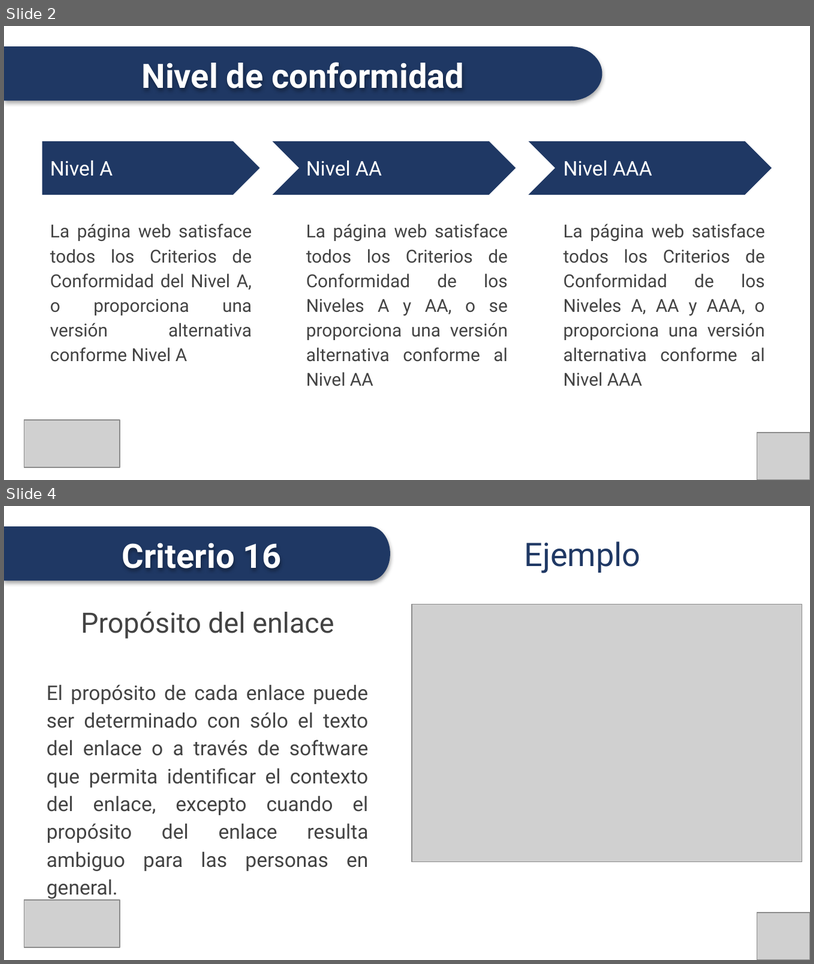
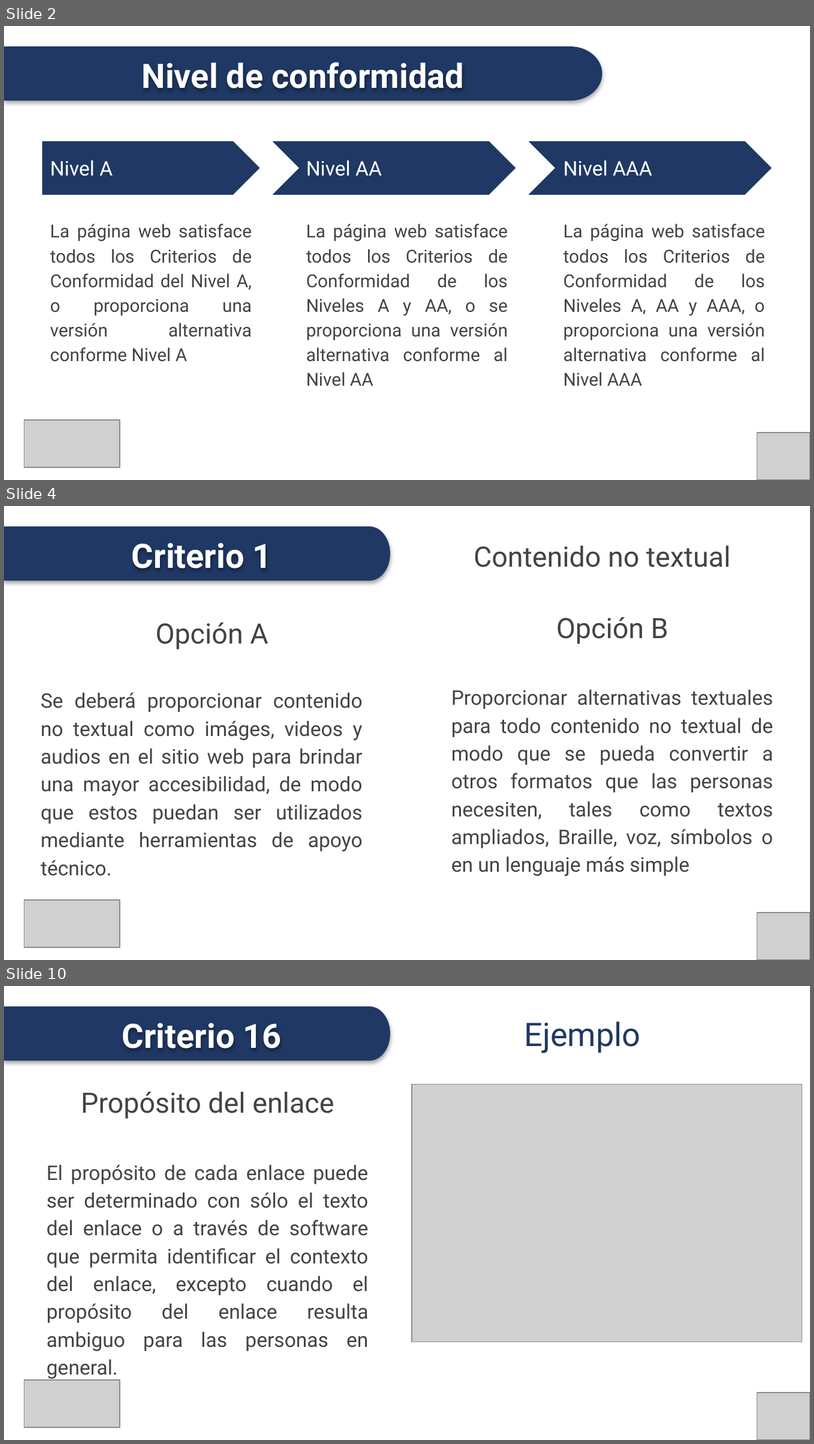
Before and after one commit to conaipd/accesibilidad, a slide deck: NTS - Accesibilidad Web - P2 - SEPTIEMBRE 2024.pptx. Shown one above the other, each under a label of ours: slides 2 and 4 before the commit, slides 2, 4 and 10 after it; the slides between them are not shown. The pictures are 814x964 and 814x1444 pixels, drawn with LibreOffice and Linux fonts; fonts in the diff are those of the drawing; grey boxes stand for pictures. Boxes give left, top, right and bottom in pixels: in the first picture for what was removed or moved away, otherwise in the second. Text is boxed around its words. In the diff, an @@ line names an element or a change of style, - is before the commit and + after.

```diff
--- a/NTS - Accesibilidad Web - P2 - SEPTIEMBRE 2024.pptx
+++ b/NTS - Accesibilidad Web - P2 - SEPTIEMBRE 2024.pptx
@@ slide 4 added at (4,506,810,960), background #FFFFFF @@
@@ freeform shape added at (4,526,390,580), fill #1F3864 @@
@@ text added at (132,543,272,568), 30 pt, text #FFFFFF, bold @@
+Criterio 1
@@ title added at (474,546,731,567), 25 pt, text #434343 @@
+Contenido no textual
@@ text added at (156,622,268,649), 25 pt, text #434343 @@
+Opción A
@@ text added at (557,617,669,644), 25 pt, text #434343 @@
+Opción B
@@ text added at (41,693,363,876), 18 pt, text #434343 @@
+Se deberá proporcionar contenido no textual como imáges, videos y audios en el sitio web para brindar una mayor accesibilidad, de modo que estos puedan ser utilizados mediante herramientas de apoyo técnico.
@@ text added at (452,690,774,876), 18 pt, text #434343 @@
+Proporcionar alternativas textuales para todo contenido no textual de modo que se pueda convertir a otros formatos que las personas necesiten, tales como textos ampliados, Braille, voz, símbolos o en un lenguaje más simple
@@ picture added at (24,900,120,947) @@
@@ picture added at (757,912,810,960) @@
@@ what was slide 4 is now slide 10 @@
```
Also in this commit, not shown: 1 slide changed, 5 other slides added.
